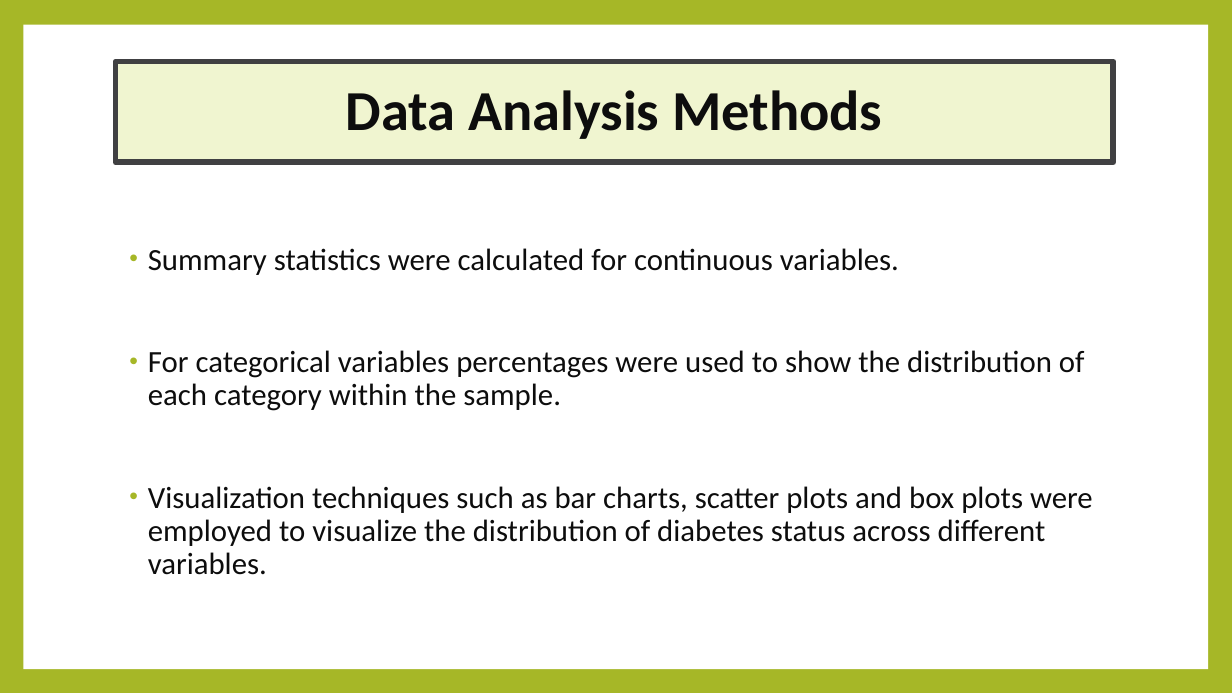
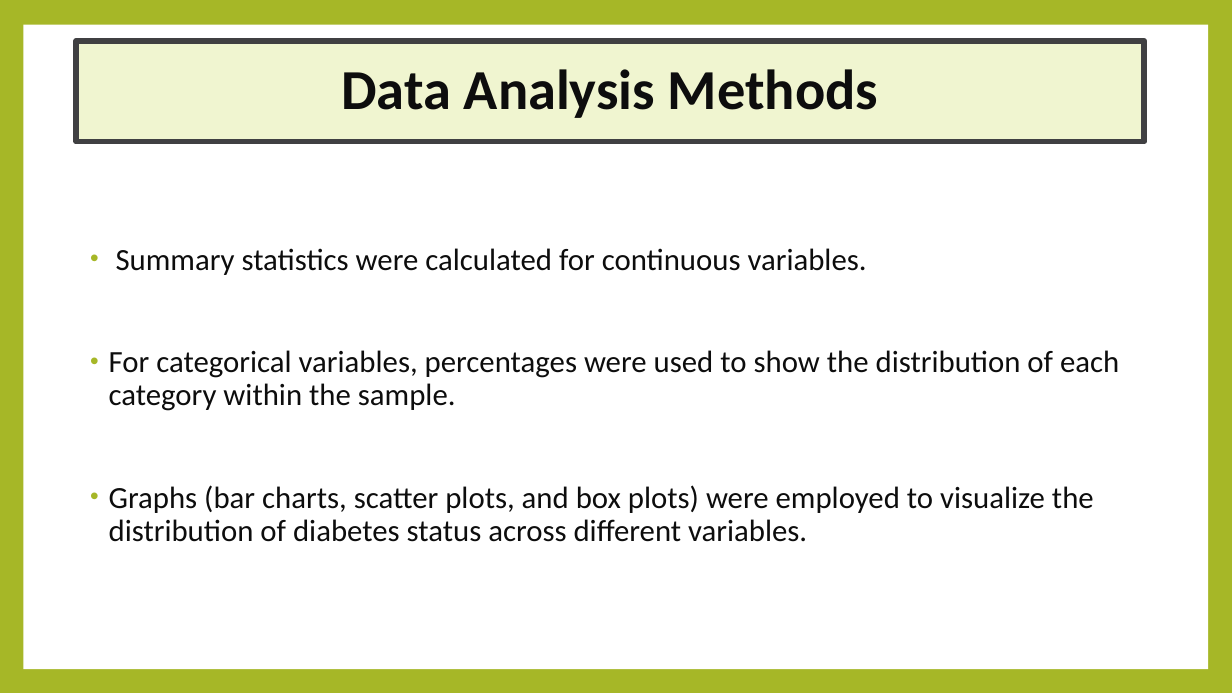
Before and after one commit to K01t0N/project-1, a slide deck: slide 5 of Exploring Potential Contributing Factors to Diabetes.pptx (slide 6 before the commit). Drawn at 1232x693 pixels with LibreOffice and Linux fonts; fonts in the diff are those of the drawing. Boxes give left, top, right and bottom in pixels: in the first picture for what was removed or moved away, otherwise in the second. Text is boxed around its words. In the diff, an @@ line names an element or a change of style, - is before the commit and + after.

```diff
--- a/Exploring Potential Contributing Factors to Diabetes.pptx
+++ b/Exploring Potential Contributing Factors to Diabetes.pptx
@@ title "Data Analysis Methods": place and size @@
-title "Data Analysis Methods" at [116,62,1114,163]
+title "Data Analysis Methods" at [77,41,1145,141]
@@ text "Summary statistics were calculated for ...": place and size @@
-text "Summary statistics were calculated for ..." at [148,248,1093,575]
+text "Summary statistics were calculated for ..." at [109,248,1119,542]
@@ text at [109,350,1119,542]: text changed @@
-• For categorical variables percentages were used to show the distribution of each category within the sample.
-• Visualization techniques such as bar charts, scatter plots and box plots were employed to visualize the distribution of diabetes status across different variables.
+• For categorical variables, percentages were used to show the distribution of each category within the sample.
+• Graphs (bar charts, scatter plots, and box plots) were employed to visualize the distribution of diabetes status across different variables.
```
Also in this commit, not shown: 11 other slides changed, 2 slides removed.
